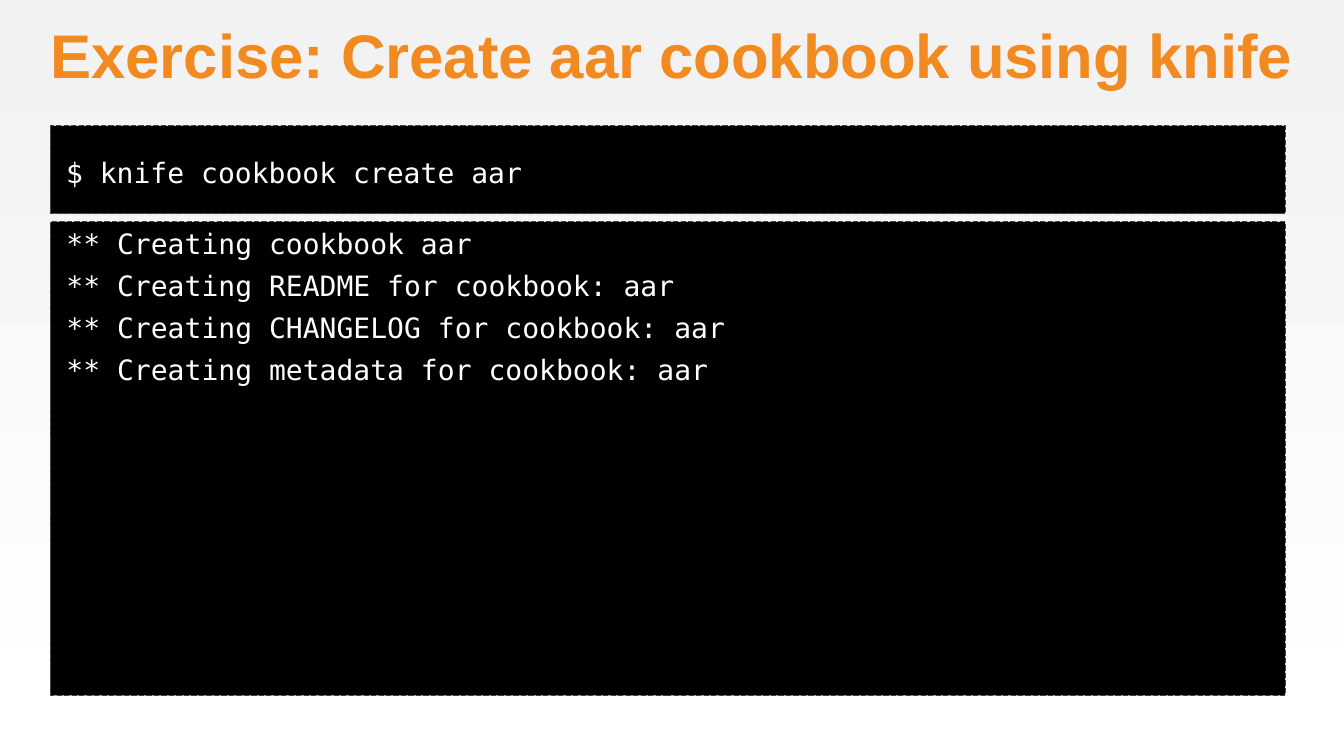
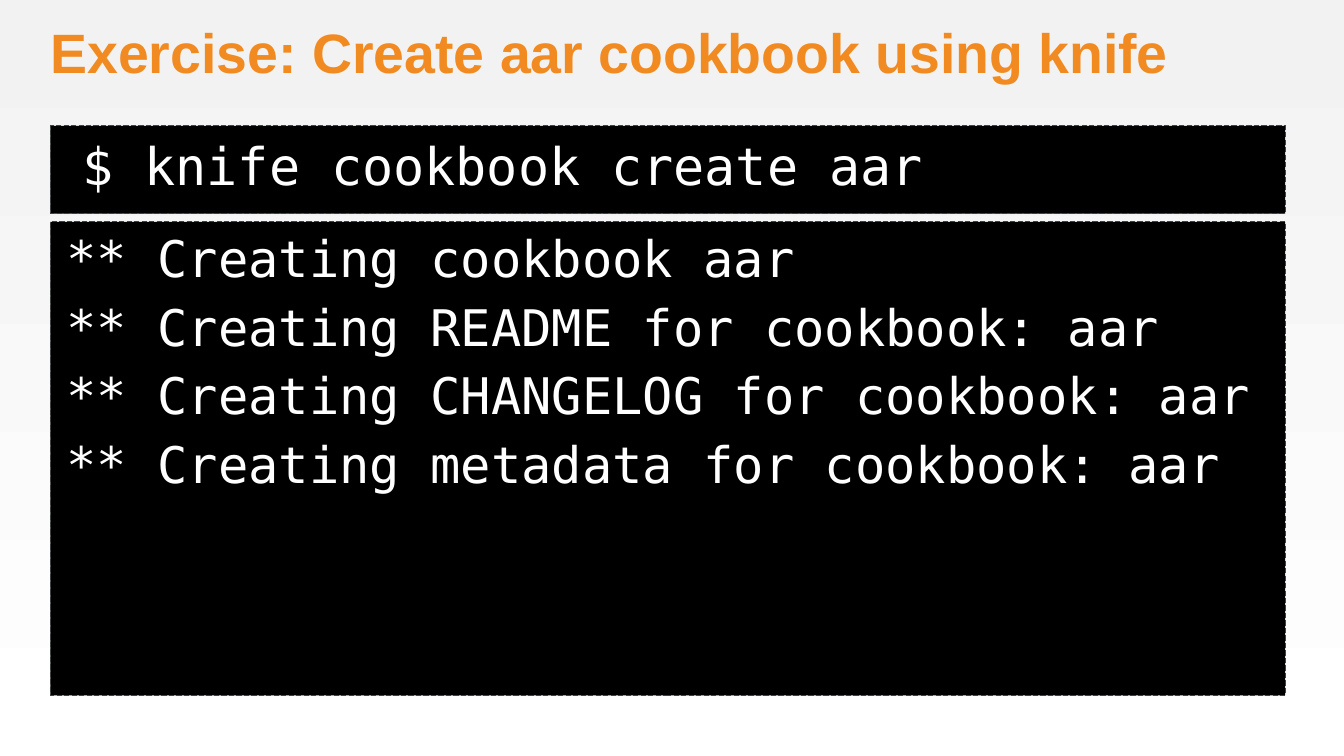
Before and after one commit to chef-training/workshops, a slide deck: slide 19 of Awesome_Appliance_Repair/AwesomeApplicanceRepair.pptx. Drawn at 1344x756 pixels with LibreOffice and Linux fonts; fonts in the diff are those of the drawing; background and template pictures are left out. Boxes give left, top, right and bottom in pixels: in the first picture for what was removed or moved away, otherwise in the second. Text is boxed around its words. In the diff, an @@ line names an element or a change of style, - is before the commit and + after.

```diff
--- a/Awesome_Appliance_Repair/AwesomeApplicanceRepair.pptx
+++ b/Awesome_Appliance_Repair/AwesomeApplicanceRepair.pptx
@@ title "Exercise: Create aar cookbook using ..." at [50, 33, 1167, 83]: size 44 to 39.6 pt @@
@@ text "$ knife cookbook create aar": place and size @@
-text "$ knife cookbook create aar" at [100, 161, 522, 184]
+text "$ knife cookbook create aar" at [145, 145, 922, 186]
@@ text "$ knife cookbook create aar" at [145, 145, 922, 186]: size 20 to 37 pt @@
@@ text "** Creating cookbook aar" at [50, 222, 1286, 696]: size 20 to 36 pt @@
```
Also in this commit, not shown: 6 other slides changed, 3 slides added, 1 other file.
